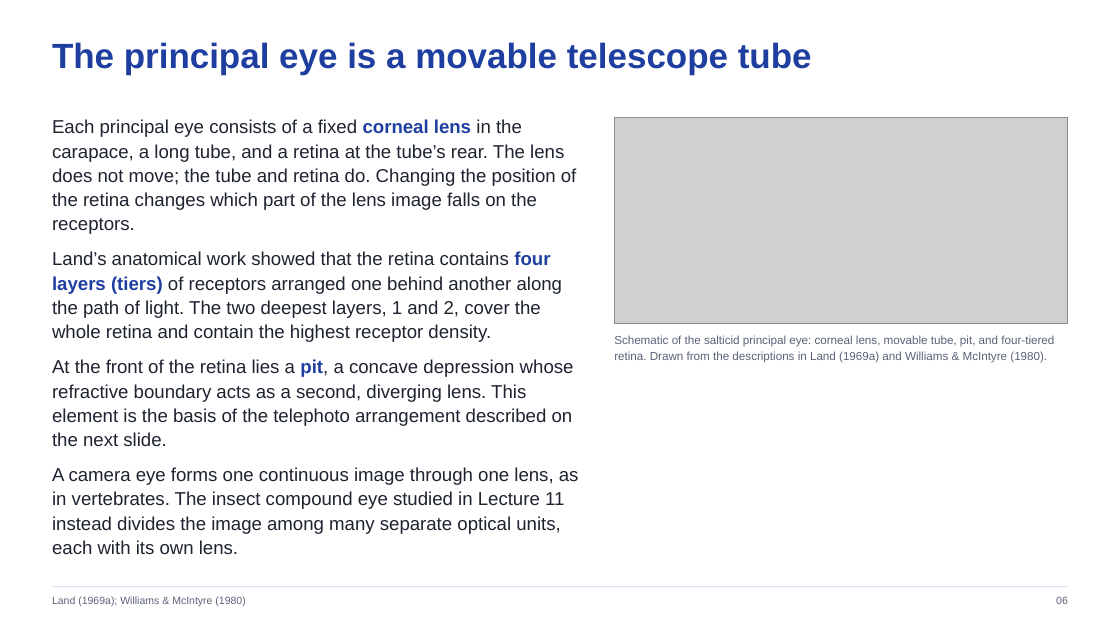
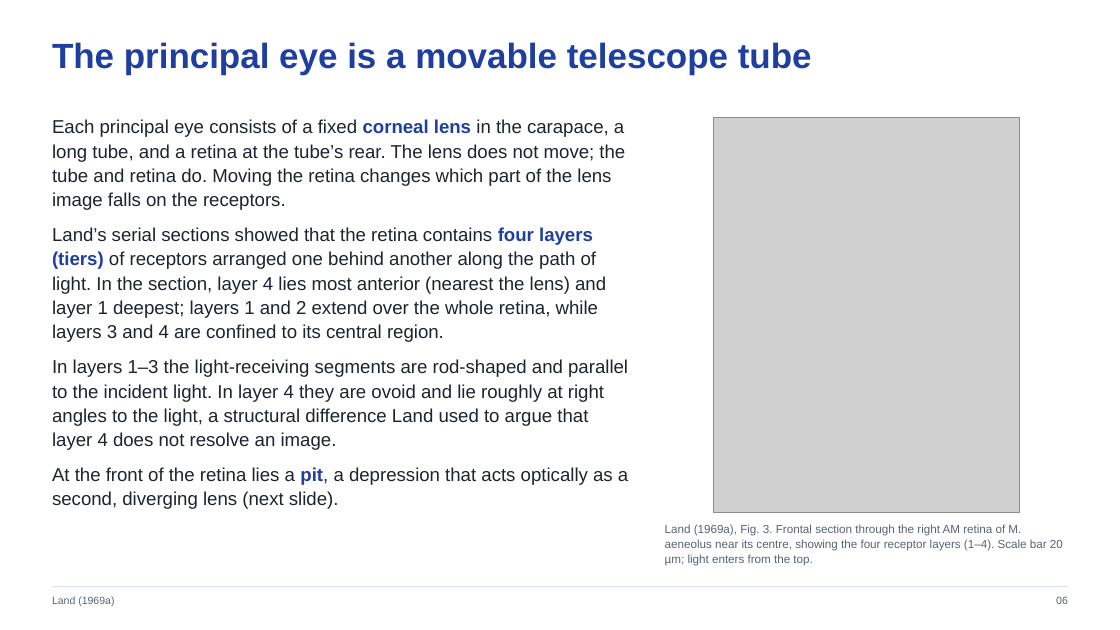
Before and after one commit to jordanxxlopez/NEUROETHOLOGY, a slide deck: slide 6 of lectures/L12/Neuroethology_Lecture12_FA2026.pptx. Drawn at 1120x630 pixels with LibreOffice and Linux fonts; fonts in the diff are those of the drawing; grey boxes stand for pictures. Boxes give left, top, right and bottom in pixels: in the first picture for what was removed or moved away, otherwise in the second. Text is boxed around its words. In the diff, an @@ line names an element or a change of style, - is before the commit and + after.

```diff
--- a/lectures/L12/Neuroethology_Lecture12_FA2026.pptx
+++ b/lectures/L12/Neuroethology_Lecture12_FA2026.pptx
@@ text at (52, 119, 628, 509): text changed @@
-Each principal eye consists of a fixed corneal lens in the carapace, a long tube, and a retina at the tube’s rear. The lens does not move; the tube and retina do. Changing the position of the retina changes which part of the lens image falls on the receptors.
-Land’s anatomical work showed that the retina contains four layers (tiers) of receptors arranged one behind another along the path of light. The two deepest layers, 1 and 2, cover the whole retina and contain the highest receptor density.
-At the front of the retina lies a pit, a concave depression whose refractive boundary acts as a second, diverging lens. This element is the basis of the telephoto arrangement described on the next slide.
-A camera eye forms one continuous image through one lens, as in vertebrates. The insect compound eye studied in Lecture 11 instead divides the image among many separate optical units, each with its own lens.
+Each principal eye consists of a fixed corneal lens in the carapace, a long tube, and a retina at the tube’s rear. The lens does not move; the tube and retina do. Moving the retina changes which part of the lens image falls on the receptors.
+Land’s serial sections showed that the retina contains four layers (tiers) of receptors arranged one behind another along the path of light. In the section, layer 4 lies most anterior (nearest the lens) and layer 1 deepest; layers 1 and 2 extend over the whole retina, while layers 3 and 4 are confined to its central region.
+In layers 1–3 the light-receiving segments are rod-shaped and parallel to the incident light. In layer 4 they are ovoid and lie roughly at right angles to the light, a structural difference Land used to argue that layer 4 does not resolve an image.
+At the front of the retina lies a pit, a depression that acts optically as a second, diverging lens (next slide).
@@ picture: place and size @@
-picture at (614, 118, 1068, 323)
+picture at (713, 118, 1019, 513)
@@ text at (665, 524, 1063, 566): text changed @@
-Schematic of the salticid principal eye: corneal lens, movable tube, pit, and four-tiered retina. Drawn from the descriptions in Land (1969a) and Williams & McIntyre (1980).
+Land (1969a), Fig. 3. Frontal section through the right AM retina of M. aeneolus near its centre, showing the four receptor layers (1–4). Scale bar 20 µm; light enters from the top.
@@ text at (52, 596, 114, 606): text changed @@
-Land (1969a); Williams & McIntyre (1980)
+Land (1969a)
```
Also in this commit, not shown: 26 other slides changed, 8 slides added, 8 slides removed, 32 other files.
